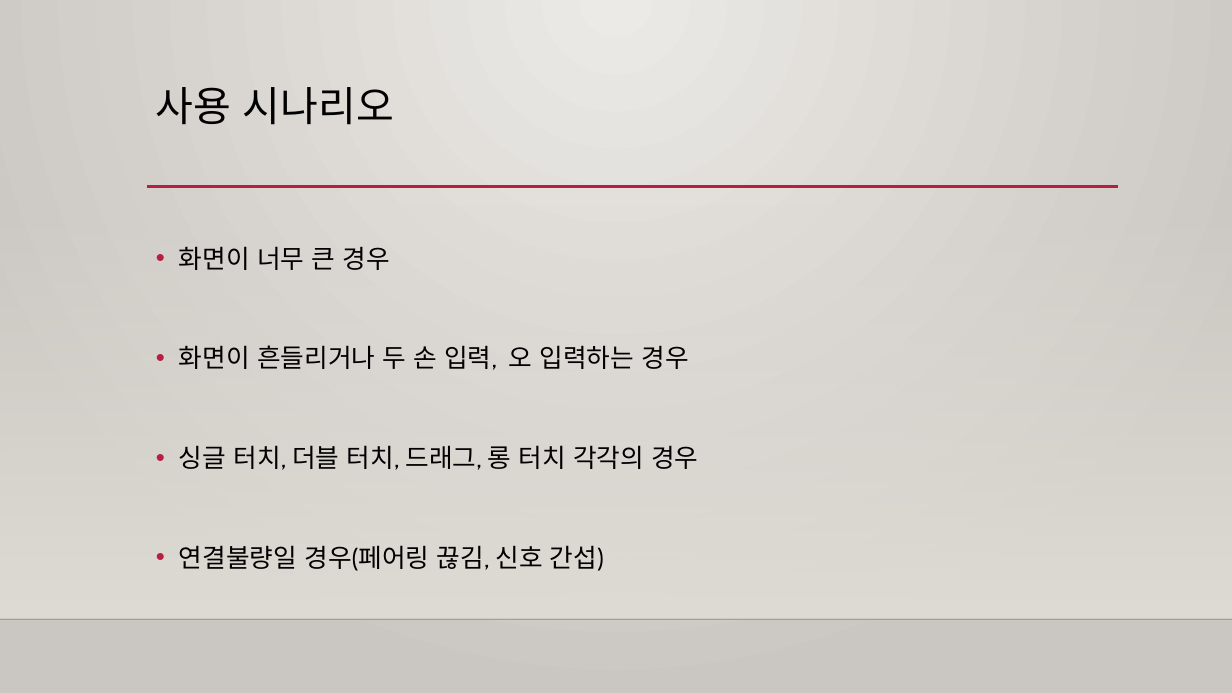
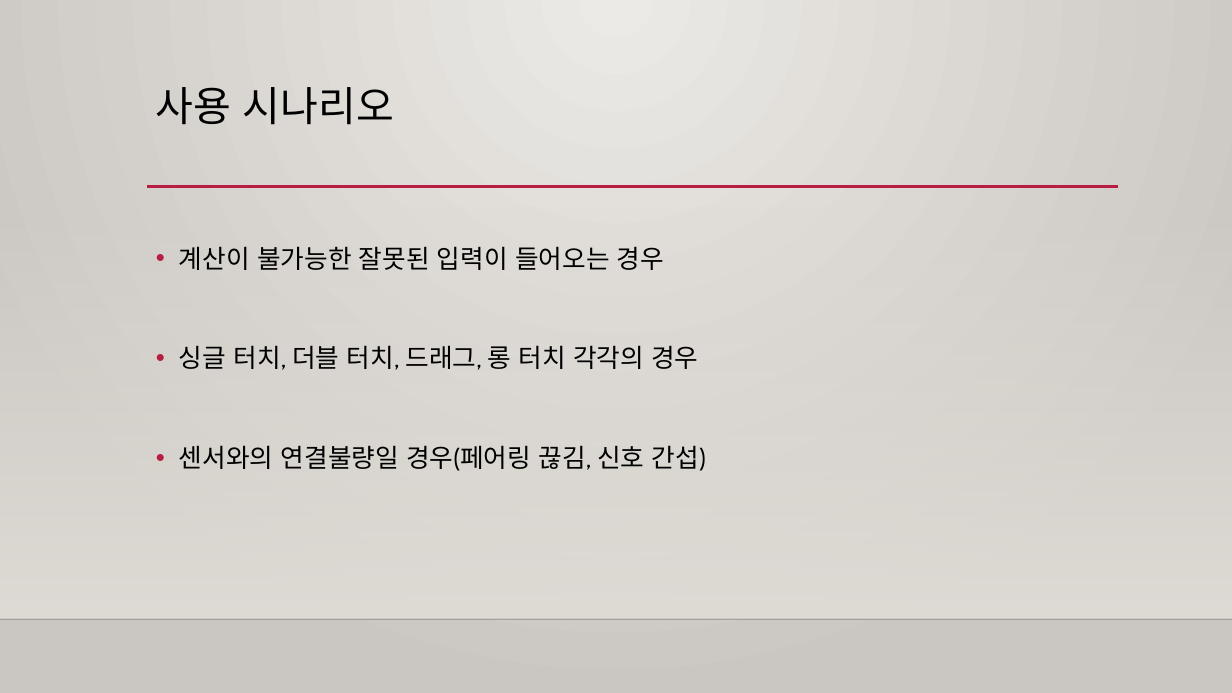
Before and after one commit to Capstone-Design/Documents, a slide deck: slide 5 of 캡스톤디자인발표 17.10.19.pptx (slide 4 before the commit). Drawn at 1232x693 pixels with LibreOffice and Linux fonts; fonts in the diff are those of the drawing; background and template pictures are left out. Boxes give left, top, right and bottom in pixels: in the first picture for what was removed or moved away, otherwise in the second. Text is boxed around its words. In the diff, an @@ line names an element or a change of style, - is before the commit and + after.

```diff
--- a/캡스톤디자인발표 17.10.19.pptx
+++ b/캡스톤디자인발표 17.10.19.pptx
@@ text at (179, 246, 664, 270): text changed @@
-• 화면이 너무 큰 경우
-• 화면이 흔들리거나 두 손 입력, 오 입력하는 경우
+• 계산이 불가능한 잘못된 입력이 들어오는 경우
@@ text at (179, 445, 706, 471): text changed @@
-• 연결불량일 경우(페어링 끊김, 신호 간섭)
+• 센서와의 연결불량일 경우(페어링 끊김, 신호 간섭)
```
Also in this commit, not shown: 9 other slides changed, 4 slides added.
